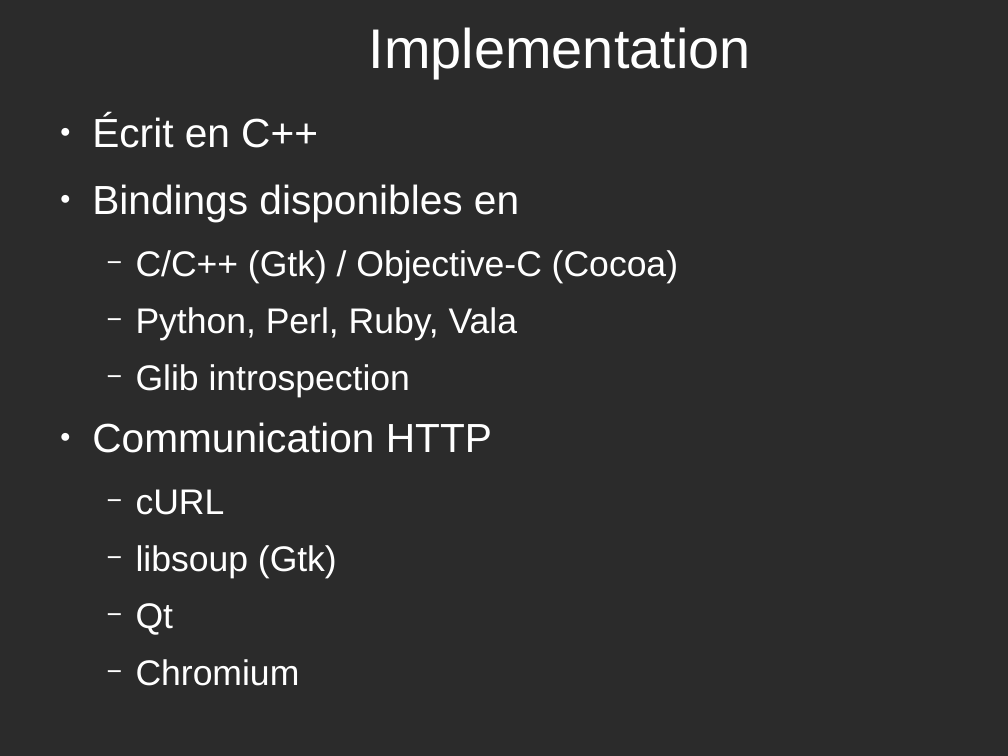
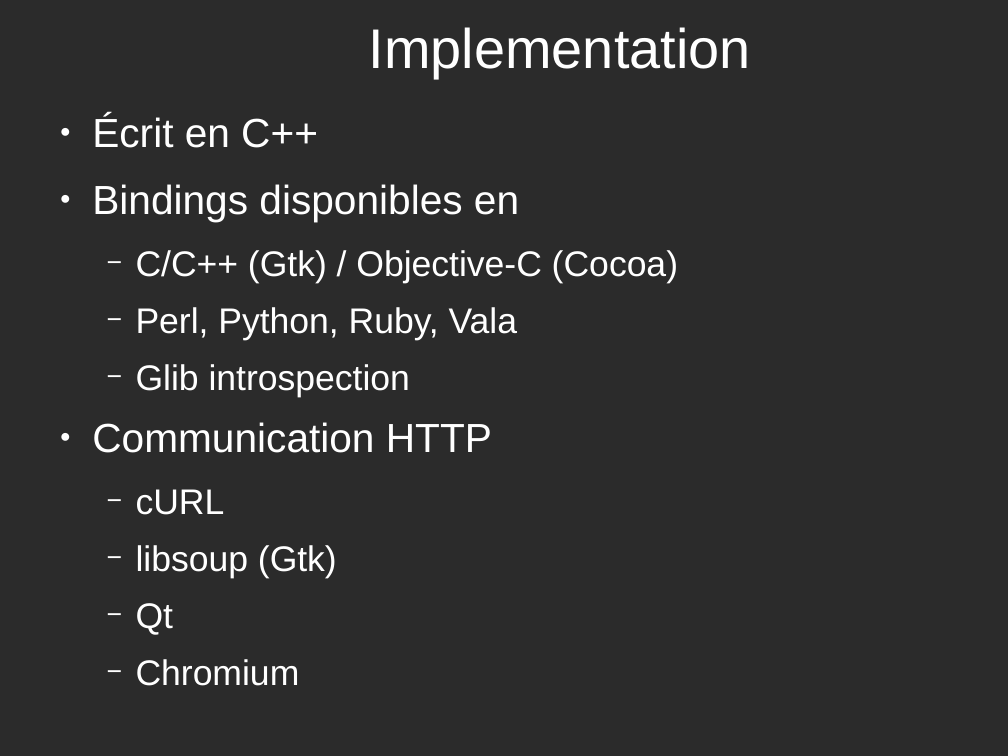
Before and after one commit to potyl/Webkit, a slide deck: slide 6 of WebKit-fr.odp. Drawn at 1008x756 pixels with LibreOffice and Linux fonts; fonts in the diff are those of the drawing; background and template pictures are left out; a plain dark background stands for a picture behind light text. Boxes give left, top, right and bottom in pixels: in the first picture for what was removed or moved away, otherwise in the second. Text is boxed around its words. In the diff, an @@ line names an element or a change of style, - is before the commit and + after.

```diff
--- a/WebKit-fr.odp
+++ b/WebKit-fr.odp
@@ text at bbox=[136, 307, 517, 340]: text changed @@
-  − Python, Perl, Ruby, Vala
+  − Perl, Python, Ruby, Vala
```
Also in this commit, not shown: 2 other slides changed.
